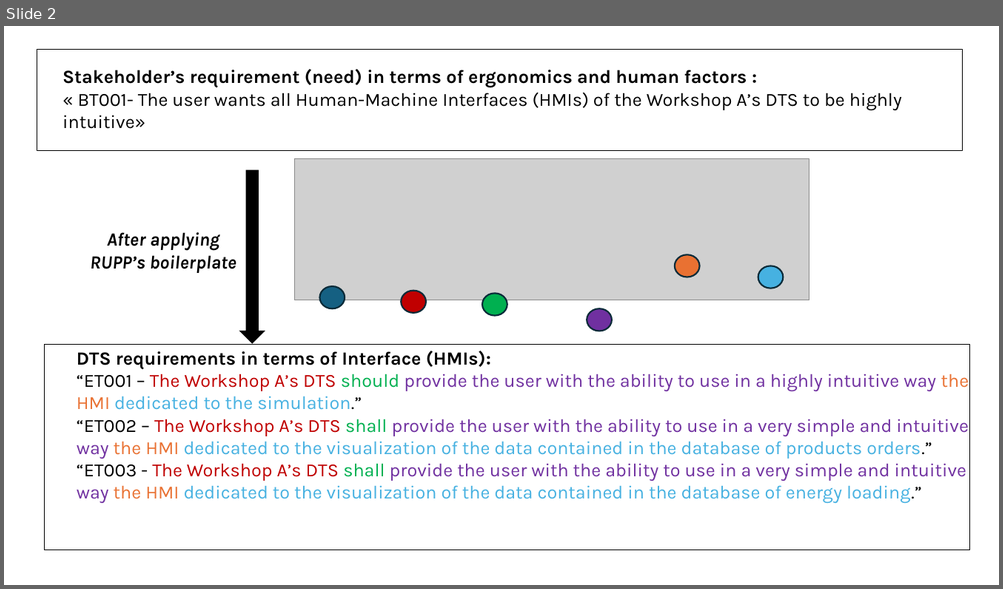
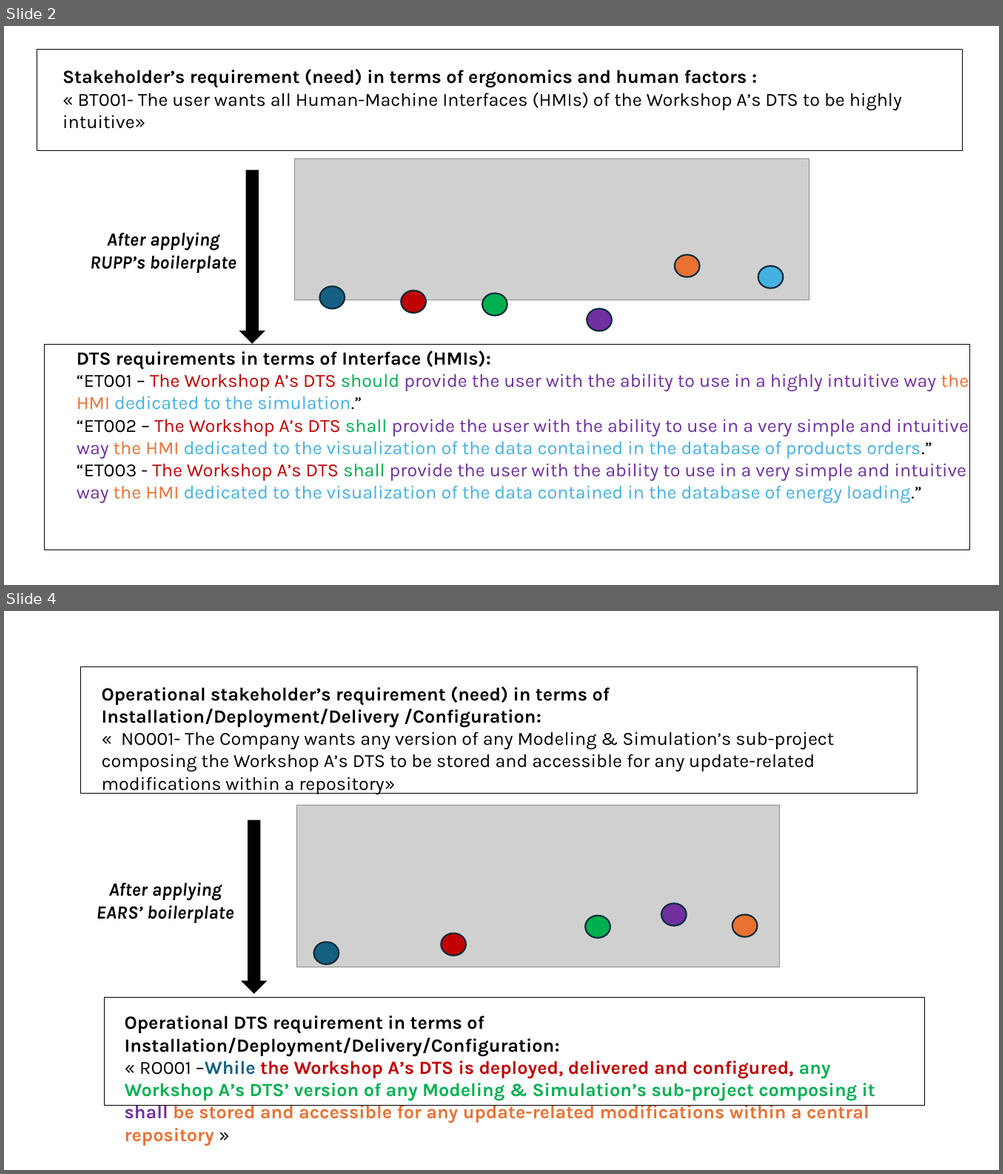
Before and after one commit to RindraMbolamananamalala/RECPDev_Project_July2025, a slide deck: recp/PatternsRECPLevelData/PatternsDiagramImages/MockRECP/Patterns_Images_Project.pptx. Shown one above the other, each under a label of ours: slide 2 before the commit, slides 2 and 4 after it; the slides between them are not shown. The pictures are 1003x589 and 1003x1174 pixels, drawn with LibreOffice and Linux fonts; fonts in the diff are those of the drawing; grey boxes stand for pictures. Boxes give left, top, right and bottom in pixels: in the first picture for what was removed or moved away, otherwise in the second. Text is boxed around its words. In the diff, an @@ line names an element or a change of style, - is before the commit and + after.

Commit message:
Adding a new Pattern "EARS pattern for DTS Requirements Engineering" within the RECP

```diff
--- a/recp/PatternsRECPLevelData/PatternsDiagramImages/MockRECP/Patterns_Images_Project.pptx
+++ b/recp/PatternsRECPLevelData/PatternsDiagramImages/MockRECP/Patterns_Images_Project.pptx
@@ slide 4 added at (4,611,999,1170), background #FFFFFF @@
@@ rectangle added at (81,667,917,794), outline #000000 0.75 pt @@
@@ text added at (102,686,834,795), 18 pt, text #000000 @@
+Operational stakeholder’s requirement (need) in terms of Installation/Deployment/Delivery /Configuration:
+« NO001- The Company wants any version of any Modeling & Simulation’s sub-project composing the Workshop A’s DTS to be stored and accessible for any update-related modifications within a repository»
@@ down arrow added at (243,820,265,993), fill #000000, outline #000000 1.5 pt @@
@@ text added at (96,883,233,923), 18 pt, text #000000, bold, italic @@
+After applying EARS’ boilerplate
@@ group added at (296,806,780,968): 5 ellipses, 1 picture @@
@@ rectangle added at (104,998,925,1105), outline #000000 0.75 pt @@
@@ text added at (125,1016,875,1146), 18 pt, text #000000, bold @@
+Operational DTS requirement in terms of Installation/Deployment/Delivery/Configuration:
+« RO001 –While the Workshop A’s DTS is deployed, delivered and configured, any Workshop A’s DTS’ version of any Modeling & Simulation’s sub-project composing it shall be stored and accessible for any update-related modifications within a central repository »
```
Also in this commit, not shown: 1 other slide added, 6 other files.
